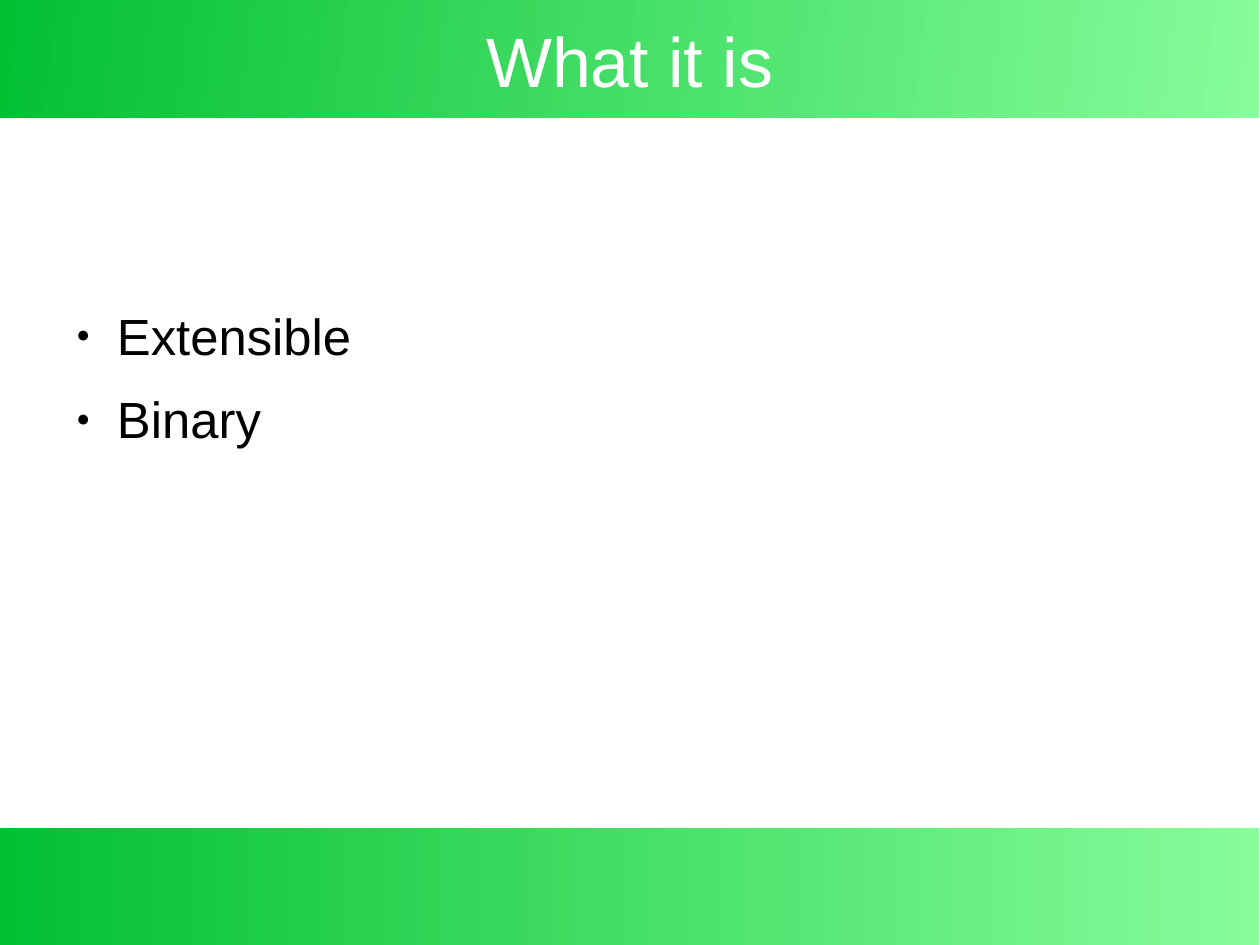
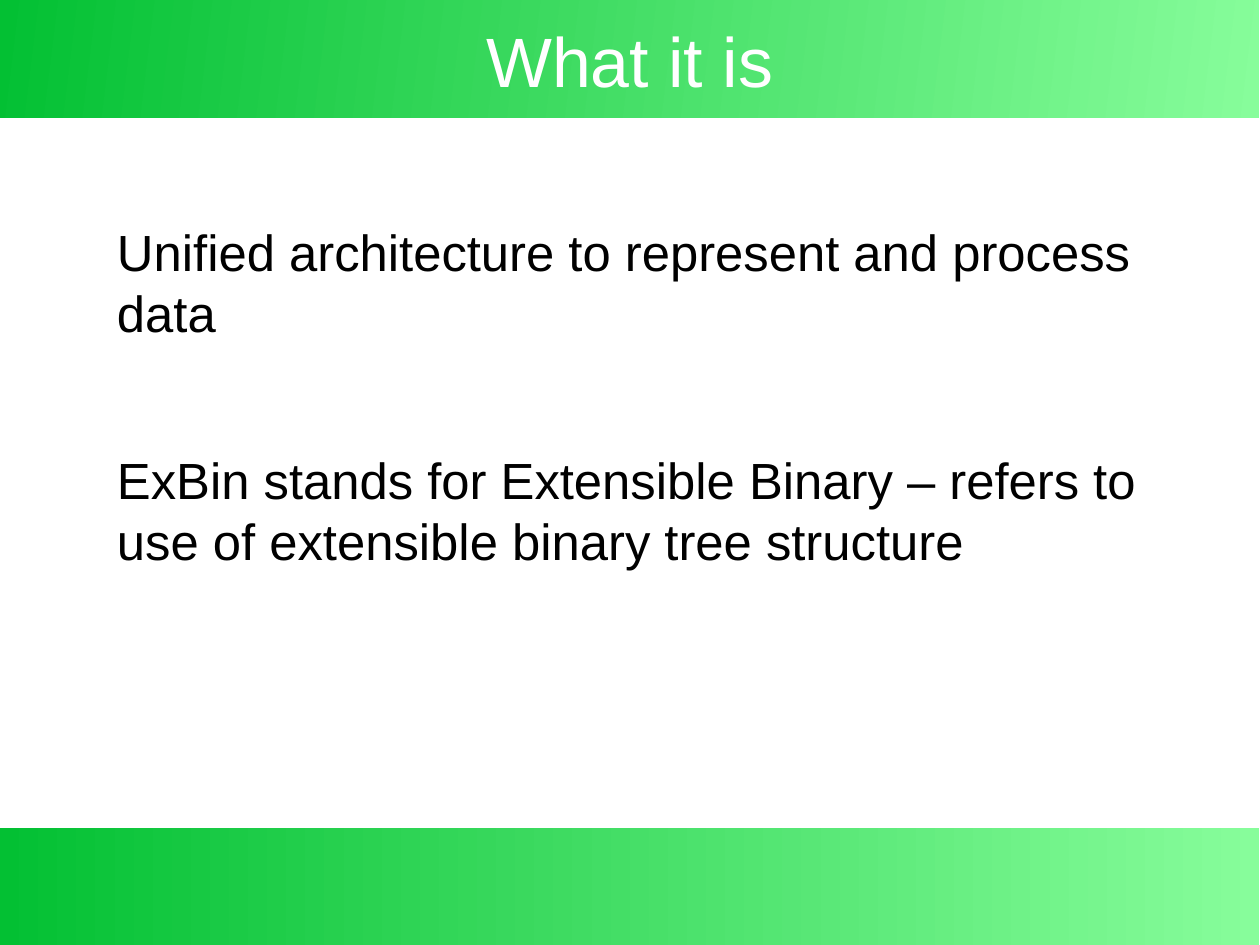
Before and after one commit to exbin/xbup-doc, a slide deck: slide 3 of presentation/exbin-overview.odp. Drawn at 1260x945 pixels with LibreOffice and Linux fonts; fonts in the diff are those of the drawing. Boxes give left, top, right and bottom in pixels: in the first picture for what was removed or moved away, otherwise in the second. Text is boxed around its words. In the diff, an @@ line names an element or a change of style, - is before the commit and + after.

```diff
--- a/presentation/exbin-overview.odp
+++ b/presentation/exbin-overview.odp
@@ text at (117, 234, 1135, 571): text changed @@
-● Extensible
-● Binary
+Unified architecture to represent and process data
+ExBin stands for Extensible Binary – refers to use of extensible binary tree structure
```
Also in this commit, not shown: 1 other slide changed, 2 slides added, 1 other file.
